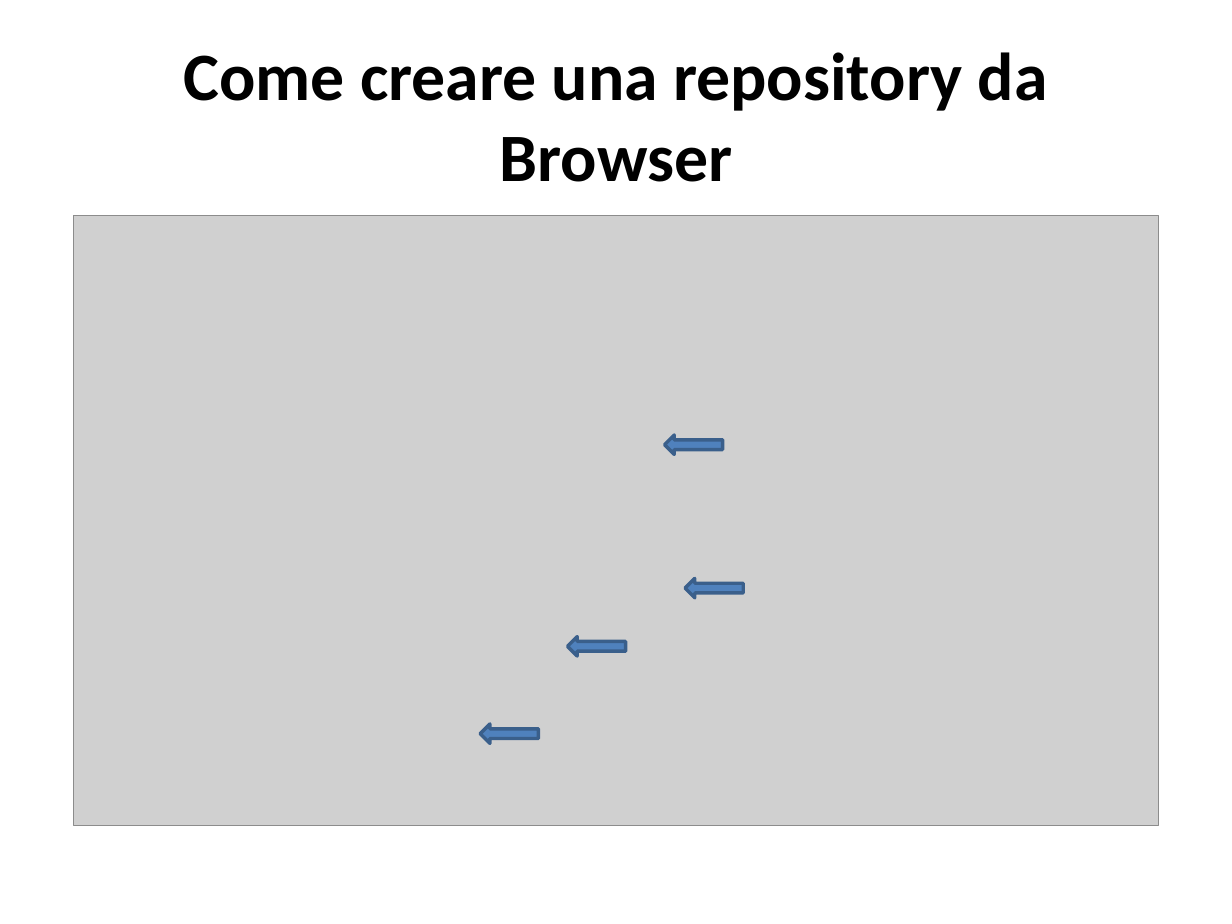
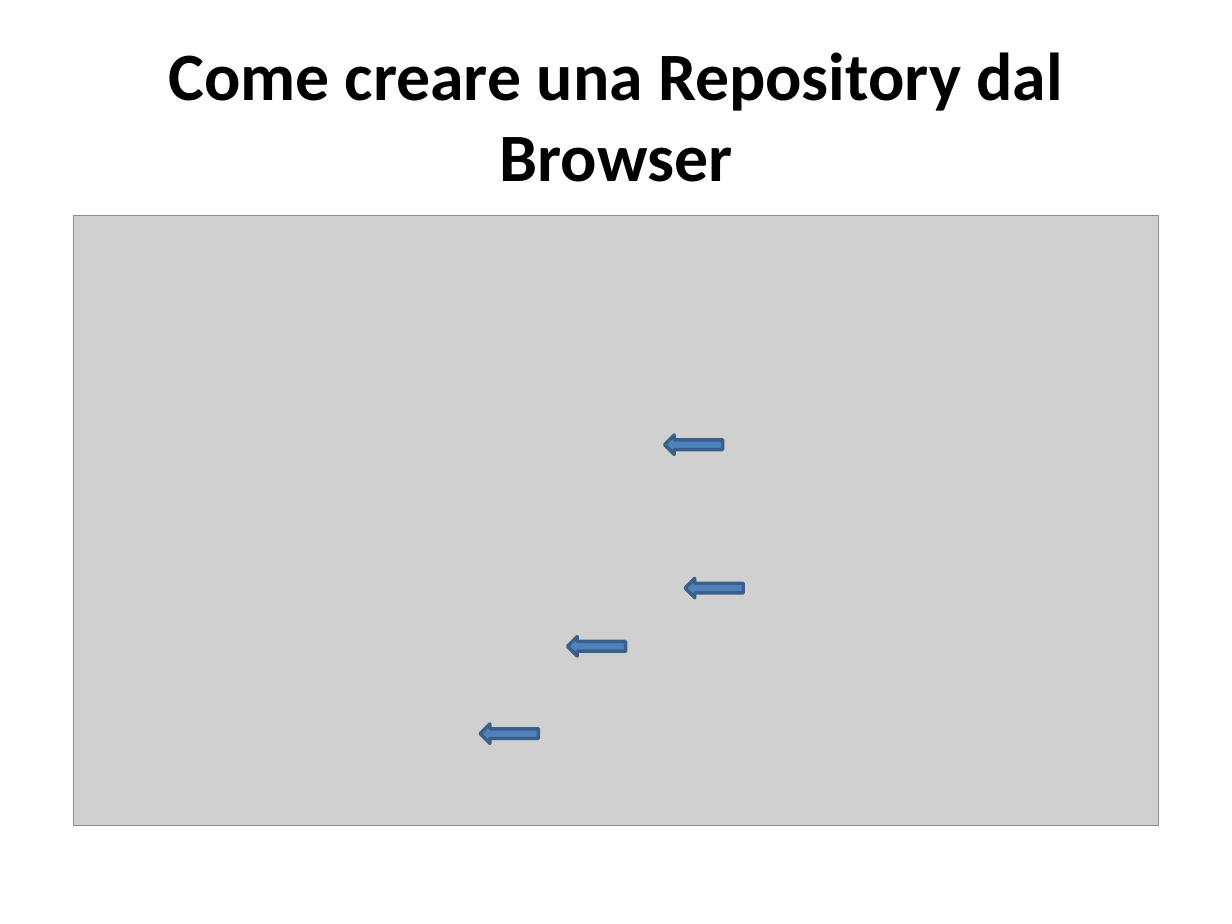
Before and after one commit to TeamEngim/GitHub-Introduction, a slide deck: slide 8 of Primi passi su GitHub.pptx. Drawn at 1232x924 pixels with LibreOffice and Linux fonts; fonts in the diff are those of the drawing; grey boxes stand for pictures. Boxes give left, top, right and bottom in pixels: in the first picture for what was removed or moved away, otherwise in the second. Text is boxed around its words. In the diff, an @@ line names an element or a change of style, - is before the commit and + after.

```diff
--- a/Primi passi su GitHub.pptx
+++ b/Primi passi su GitHub.pptx
@@ title at (168,52,1062,182): text changed @@
-Come creare una repository da Browser
+Come creare una Repository dal Browser
```
Also in this commit, not shown: 7 other slides changed, 14 slides added, 2 slides removed.
